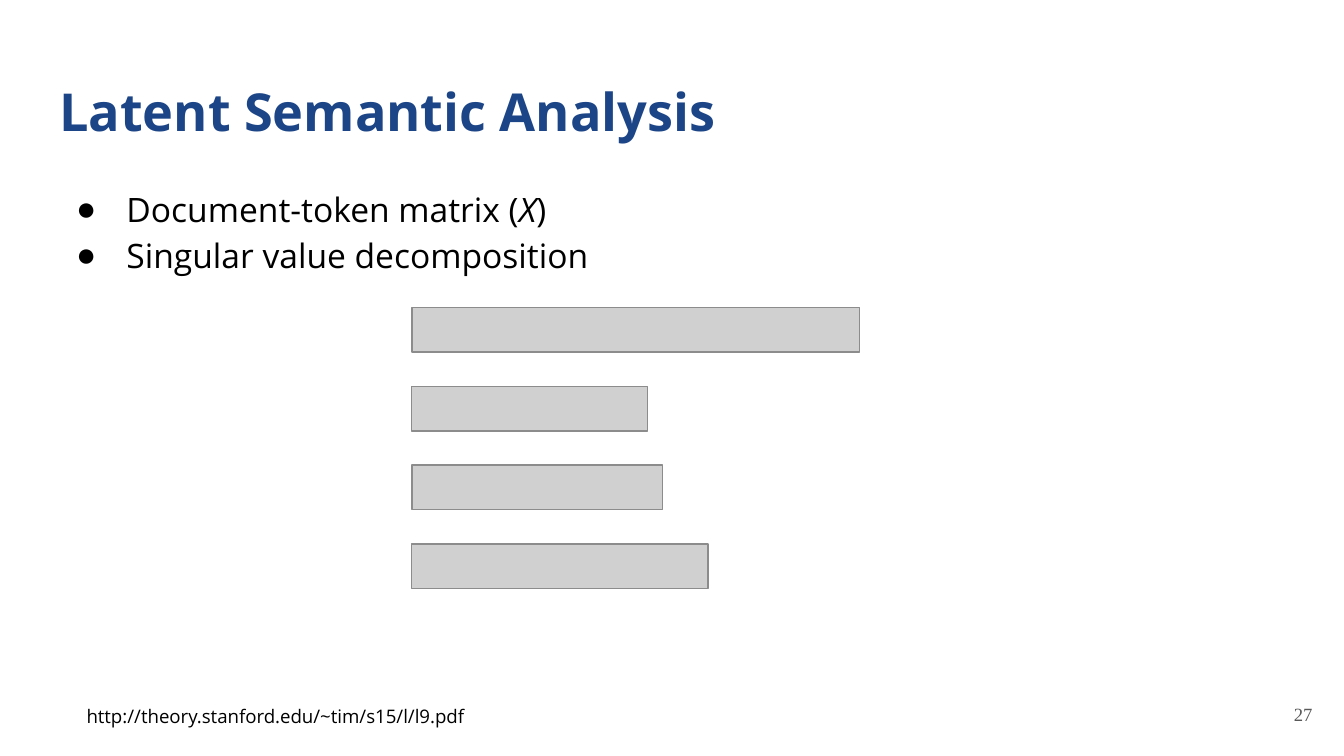
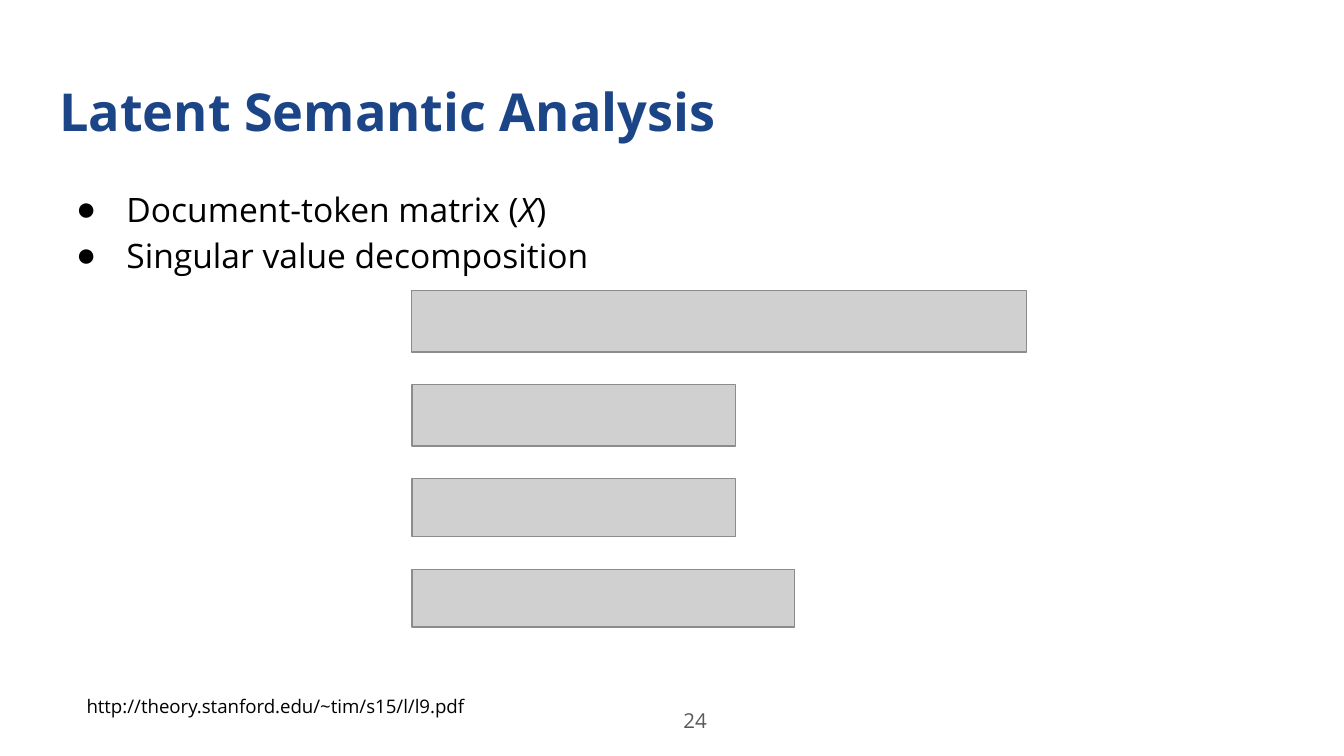
Before and after one commit to anuprulez/latex_master_thesis, a slide deck: slide 24 of Presentation_figures/Final_MasterThesisPresentation.pptx (slide 27 before the commit). Drawn at 1344x756 pixels with LibreOffice and Linux fonts; fonts in the diff are those of the drawing; grey boxes stand for pictures. Boxes give left, top, right and bottom in pixels: in the first picture for what was removed or moved away, otherwise in the second. Text is boxed around its words. In the diff, an @@ line names an element or a change of style, - is before the commit and + after.

Commit message:
Update ppt and images

```diff
--- a/Presentation_figures/Final_MasterThesisPresentation.pptx
+++ b/Presentation_figures/Final_MasterThesisPresentation.pptx
@@ picture: place and size @@
-picture at <box>411,308,859,352</box>
+picture at <box>411,290,1027,352</box>
@@ picture: place and size @@
-picture at <box>411,386,646,430</box>
+picture at <box>411,384,735,446</box>
@@ picture: place and size @@
-picture at <box>411,465,661,509</box>
+picture at <box>411,478,735,536</box>
@@ picture: place and size @@
-picture at <box>411,544,707,589</box>
+picture at <box>411,570,794,628</box>
@@ text "http://theory.stanford.edu/~tim/s15/l/l9.pdf": place and size @@
-text "http://theory.stanford.edu/~tim/s15/l/l9.pdf" at <box>87,708,465,728</box>
+text "http://theory.stanford.edu/~tim/s15/l/l9.pdf" at <box>87,698,465,718</box>
@@ page number added at <box>683,713,706,728</box>, 11 pt, text #595959 @@
+24
@@ page number removed at <box>1294,708,1313,721</box> @@
-27
```
Also in this commit, not shown: 36 other slides changed, 22 slides added, 21 slides removed, 10 other files.
